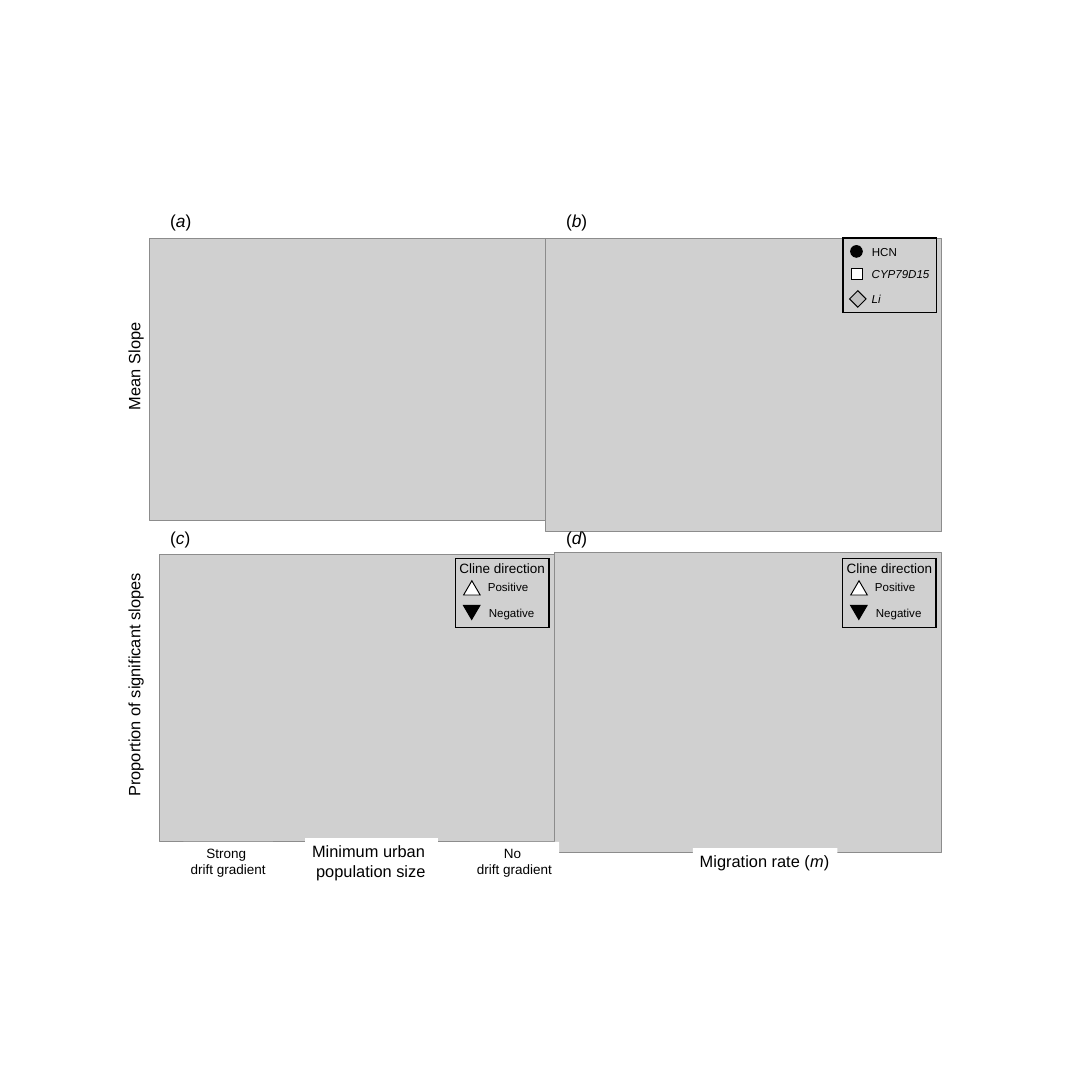
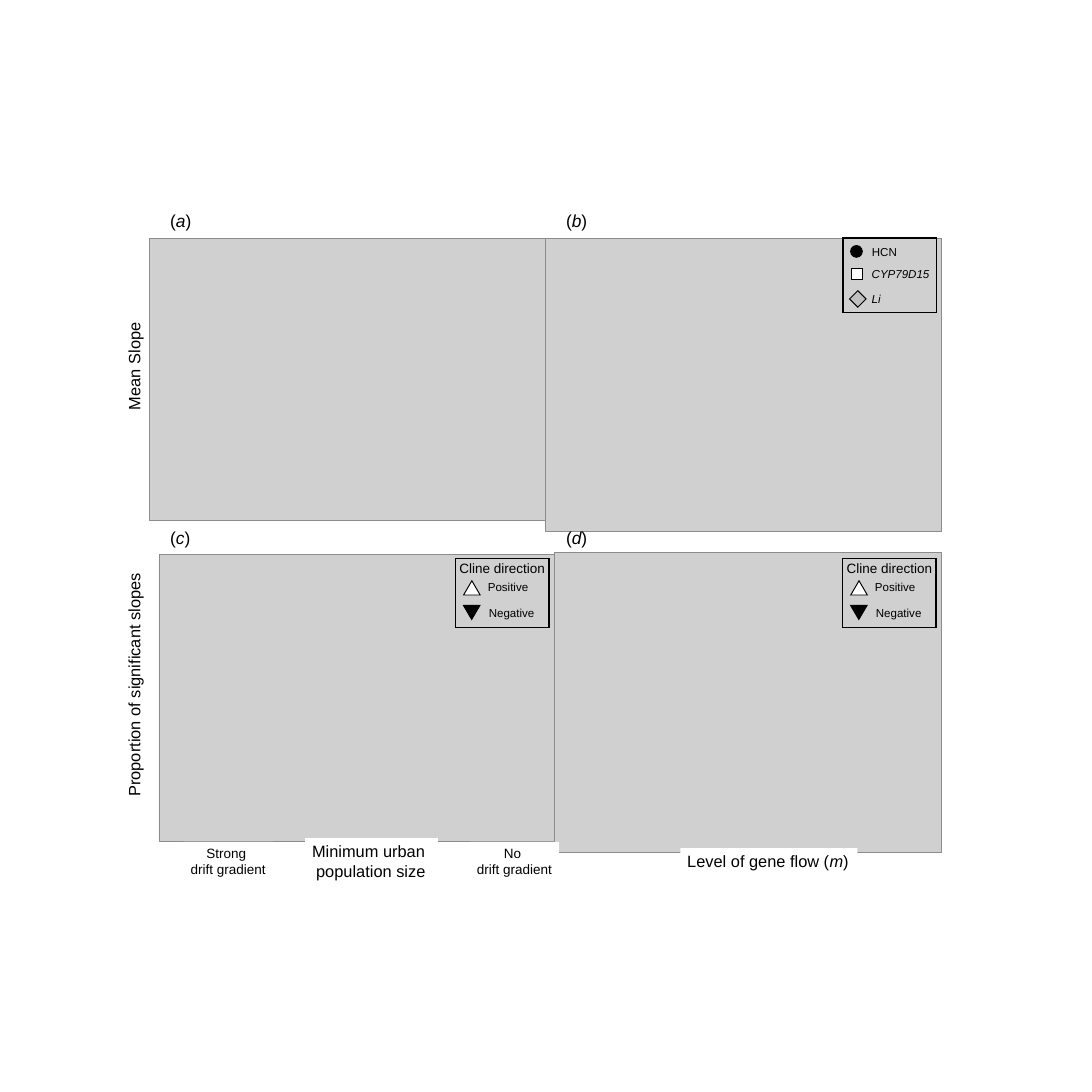
Before and after one commit to James-S-Santangelo/Simulating-Evolutionary-Clines-SEC-, a slide deck: slide 4 of SEC_Writings/SEC_Manuscript-Figures.pptx. Drawn at 1092x1092 pixels with LibreOffice and Linux fonts; fonts in the diff are those of the drawing; grey boxes stand for pictures. Boxes give left, top, right and bottom in pixels: in the first picture for what was removed or moved away, otherwise in the second. Text is boxed around its words. In the diff, an @@ line names an element or a change of style, - is before the commit and + after.

```diff
--- a/SEC_Writings/SEC_Manuscript-Figures.pptx
+++ b/SEC_Writings/SEC_Manuscript-Figures.pptx
@@ rectangle "Level of gene flow (m)": place and size @@
-rectangle "Level of gene flow (m)" at [693,848,837,875]
+rectangle "Level of gene flow (m)" at [680,848,857,875]
@@ text in rectangle at [687,855,849,871]: text changed @@
-Migration rate (m)
+Level of gene flow (m)
```
Also in this commit, not shown: 1 other slide changed, 1 other file.
